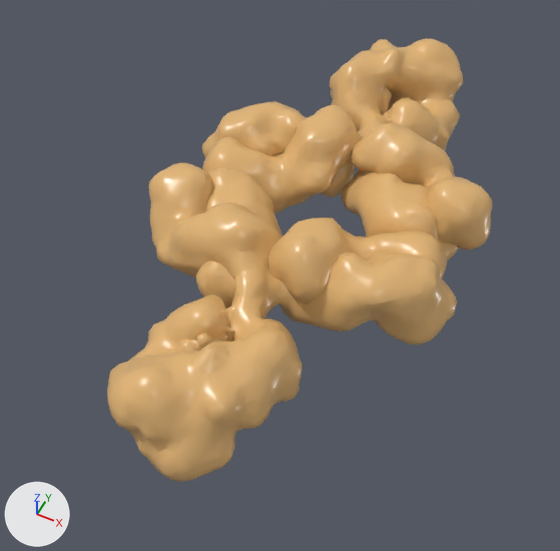
The FBX model data/BloodSerum/geoms/iIgA_Antibody_2mer.fbx, before and after one commit.
The view is the same before and after, from a camera (50 mm lens) standing at (1.21, -2.45, 2.45) and looking at (0.08, -0.21, -0.35). The lights are fixed; the arrows at lower left show +X, +Y and +Z. Where no turn or scale is listed for an object, it has been applied to the vertices.

The scene before the commit, as lines of its bpy script (objects in view):
```python
me_metaball_2_ncl1_1 = bpy.data.meshes.new('Metaball.2_ncl1_1')
me_metaball_2_ncl1_1.from_pydata(...)  # 3296 vertices, 4129 faces; spans x -0.78..0.78, y -0.63..0.77, z -0.29..0.29
me_metaball_2_ncl1_1.materials.append(mat_blood)  # beige #e2b576
me_metaball_3_ncl1_1 = bpy.data.meshes.new('Metaball.3_ncl1_1')
me_metaball_3_ncl1_1.from_pydata(...)  # 1726 vertices, 2164 faces; spans x -0.676..0.669, y -0.754..-0.022, z -0.229..0.301
me_metaball_3_ncl1_1.materials.append(mat_blood)  # beige #e2b576
me_metaball_5_ncl1_1 = bpy.data.meshes.new('Metaball.5_ncl1_1')
me_metaball_5_ncl1_1.from_pydata(...)  # 3296 vertices, 4129 faces; spans x -0.78..0.78, y -0.77..0.63, z -0.29..0.29
me_metaball_5_ncl1_1.materials.append(mat_blood)  # beige #e2b576
me_metaball_6_ncl1_1 = bpy.data.meshes.new('Metaball.6_ncl1_1')
me_metaball_6_ncl1_1.from_pydata(...)  # 1726 vertices, 2164 faces; spans x -0.669..0.676, y 0.022..0.754, z -0.229..0.301
me_metaball_6_ncl1_1.materials.append(mat_blood)  # beige #e2b576
ob_metaball_2 = bpy.data.objects.new('Metaball.2', me_metaball_2_ncl1_1)
ob_metaball_2.location = (0.15, 0.767, -0.16)
ob_metaball_3 = bpy.data.objects.new('Metaball.3', me_metaball_3_ncl1_1)
ob_metaball_3.location = (0.15, 0.767, -0.16)
ob_metaball_5 = bpy.data.objects.new('Metaball.5', me_metaball_5_ncl1_1)
ob_metaball_5.location = (0.15, -0.633, -0.16)
ob_metaball_6 = bpy.data.objects.new('Metaball.6', me_metaball_6_ncl1_1)
ob_metaball_6.location = (0.15, -0.633, -0.16)
```
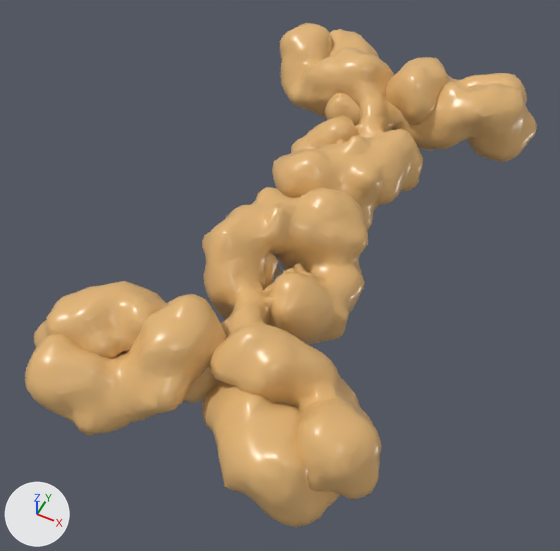
Changed parts and their boxes (x1, y1, x2, y2) in the pictures (560 x 551 px):
```json
{"object": "Metaball.5", "change": "moved", "before": [107, 163, 457, 482], "after": [272, 23, 537, 231]}
{"object": "Metaball.2", "change": "moved", "before": [202, 38, 492, 250], "after": [34, 187, 382, 499]}
{"object": "Metaball.3", "change": "moved", "before": [202, 105, 459, 261], "after": [25, 294, 340, 527]}
{"object": "Metaball.6", "change": "moved", "before": [196, 168, 447, 309], "after": [325, 29, 527, 126]}
```

Edits to the scene script, one JSON object a line:
```json
{"op": "set", "path": "ob_metaball_2.location", "old": "(0.15, 0.767, -0.16)", "new": "(0.15, -0.633, -0.16)"}
{"op": "set", "path": "ob_metaball_5.location", "old": "(0.15, -0.633, -0.16)", "new": "(0.15, 0.767, -0.16)"}
{"op": "set", "path": "ob_metaball_3.location", "old": "(0.15, 0.767, -0.16)", "new": "(0.15, -0.633, -0.16)"}
{"op": "set", "path": "ob_metaball_6.location", "old": "(0.15, -0.633, -0.16)", "new": "(0.15, 0.767, -0.16)"}
```
